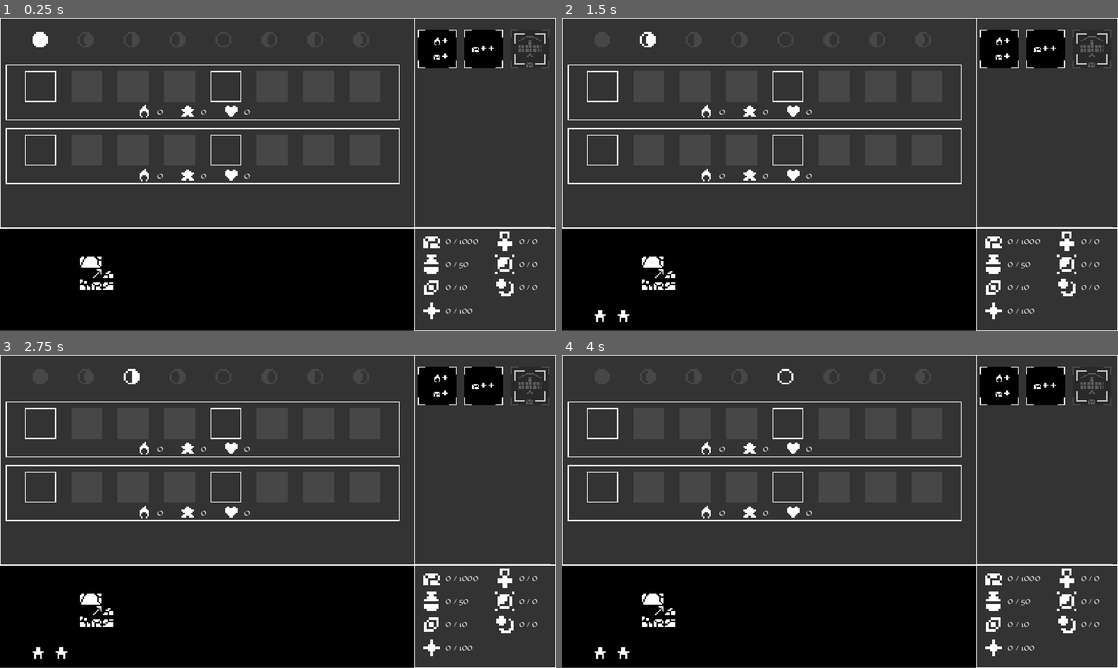
Above: before the commit, frames 1-4 (two rows, left to right).
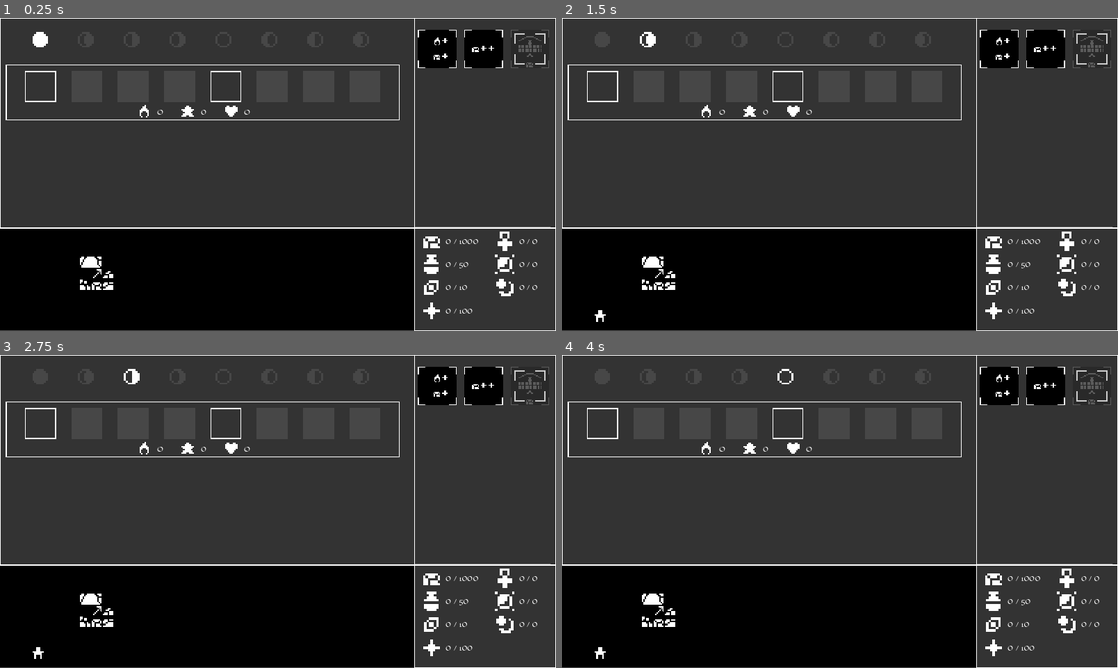
Above: after the commit, the same moments.

Repository: BoscoPubVoi/IdleSpel
Game: Godot game, scene res://main.tscn
Two runs of this game, one before a commit and one after it. Both use one fixed random seed, a clock stepped at 60 frames per second and the inputs below.
Inputs:
- Up to frame 1 (0.25 s): no input
- Up to frame 2 (1.5 s): tap Enter at 0.5 s; tap Space at 1.25 s
- Up to frame 3 (2.75 s): no input
- Up to frame 4 (4 s): tap Enter at 2.75 s; tap Space at 3.5 s

The runs differ from the first frame. In frame 1, 1.0% of the frame differs, in the area x 1-72%, y 35-54%; in frame 2, 1.0%, in the area x 1-72%, y 35-98%; in frame 3, 1.0%; in frame 4, 1.0%.

Commit message:
Love is in the air

Diff:
--- a/GameState/CycleStepRunner.gd
+++ b/GameState/CycleStepRunner.gd
@@ -6,6 +6,8 @@
 	Game.placeInCycle = Game.placeInCycle % Game.maxSupportedActions
 
 	if Game.placeInCycle == 0:
+		# No love anymore, sorry
+		Game.resources["love"] = 0
 		# Please go ahead and reset shit
 		for character in Game.characters:
 			character.onCycleStart()
@@ -61,6 +63,22 @@
 		character.actions[placeInCycle].executeLate(currentExecutionState)
 		figure_out_resource_production(character, placeInCycle, resourcesByBuilding, currentExecutionState)
 
+	# Post step, if there's plenty of love, we can maybe get a new character <3
+	if Game.resources["love"] >= get_current_love_goal(Game):
+		# Throw in a free new character
+		var newCharacter = Character.new()
+		newCharacter.constructor(Game.maxSupportedActions)
+		Game.characters.push_back(newCharacter)
+		var actorPanels = sceneTree.get_nodes_in_group("ActorPanel")
+		for node in actorPanels:
+			if node.characterID == len(Game.characters) - 1:
+				node.visible = true
+
+static func get_current_love_goal(gameState):
+	if len(gameState.characters) >= 2:
+		return 10000000000000000000
+	return 1
+
 static func figure_out_resource_production(character, placeInCycle, resourcesByBuilding, currentExecutionState):
 	# Figure out how many resources were produced in this step per building
 	var thisBuilding = character.actions[placeInCycle].building
--- a/GameState/FullCycleResultEvaluator.gd
+++ b/GameState/FullCycleResultEvaluator.gd
@@ -5,6 +5,7 @@
 
 	# Pretend cycle start
 	copiedGameState.placeInCycle = 0
+	copiedGameState.resources["love"] = 0
 	for character in copiedGameState.characters:
 		character.onCycleStart()
 
--- a/GameState/GameState.gd
+++ b/GameState/GameState.gd
@@ -2,7 +2,7 @@
 extends Node
 
 var resources:Dictionary = ResourceHelpers.create_empty_resources()
-var resourceCaps:Dictionary = ResourceHelpers.create_some_resources({rocks = 1000, water = 50, silver=10, favor = 100})
+var resourceCaps:Dictionary = ResourceHelpers.create_some_resources({rocks = 1000, water = 50, silver=10, favor = 100, love = 10000000000})
 var characters:Array = []
 var maxSupportedActions = 8
 # Buildings: (building, float)
--- a/GameState/ResourceHelpers.gd
+++ b/GameState/ResourceHelpers.gd
@@ -1,7 +1,7 @@
 class_name ResourceHelpers
 
 static func create_empty_resources():
-	return {water = 0, rocks = 0, silver = 0, favor = 0, relics = 0, moonstone = 0, moonlight = 0}
+	return {water = 0, rocks = 0, silver = 0, favor = 0, relics = 0, moonstone = 0, moonlight = 0, love = 0}
 
 static func create_some_resources(changes):
 	var baseResources = create_empty_resources()
--- a/actor_panel.gd
+++ b/actor_panel.gd
@@ -12,6 +12,9 @@
 
 
 func update_worshiper_stats():
+	if !visible:
+		return
+
 	$Vigor/VigorLabel.text = str(Game.characters[characterID]["stats"]["vigor"])
 	$Wisdom/WisdomLabel.text = str(Game.characters[characterID]["stats"]["wisdom"])
 	$Reverance/ReveranceLabel.text = str(Game.characters[characterID]["stats"]["reverance"])
--- a/main.gd
+++ b/main.gd
@@ -18,9 +18,6 @@
 	newCharacter.constructor(Game.maxSupportedActions)
 	Game.characters.push_back(newCharacter)
 
-	var newCharacter2 = Character.new()
-	newCharacter2.constructor(Game.maxSupportedActions)
-	Game.characters.push_back(newCharacter2)
 	update_resource_labels()
 	updateMoonCycleIcon()
 
--- a/main.tscn
+++ b/main.tscn
@@ -83,8 +83,8 @@
 
 [sub_resource type="Resource" id="Resource_0cfql"]
 script = ExtResource("4_84l6x")
-resourceTypeToProduce = "water"
-baseProduction = 5.0
+resourceTypeToProduce = "love"
+baseProduction = 1.0
 
 [sub_resource type="Resource" id="Resource_p4kue"]
 script = ExtResource("6_i72h5")
@@ -296,6 +296,7 @@
 layout_mode = 2
 
 [node name="ActorPanel2" parent="AllActorsPanel/MarginContainer/VBoxContainer" instance=ExtResource("2_jsf26")]
+visible = false
 layout_mode = 2
 characterID = 1
 
@@ -398,6 +399,21 @@
 operations = Array[Resource("res://GameState/Operations/Operation.gd")]([SubResource("Resource_ana3h")])
 icon_path = "res://assets/Action_Icons/Rocks_to_silver.png"
 tooltip = "-10 Rocks, +1 Silver"
+
+[node name="WellActions2" type="HBoxContainer" parent="ActionsPanel/ScrollContainer/Margin/WholeActionContainer/BaseActions" groups=["water"]]
+visible = false
+layout_mode = 2
+mouse_filter = 2
+theme_override_constants/separation = 32
+alignment = 1
+
+[node name="GetLove" parent="ActionsPanel/ScrollContainer/Margin/WholeActionContainer/BaseActions/WellActions2" instance=ExtResource("3_se0lr")]
+layout_mode = 2
+action_name = "Love of Water"
+operations = Array[Resource("res://GameState/Operations/Operation.gd")]([SubResource("Resource_0cfql")])
+building = "water"
+icon_path = "res://assets/Action_Icons/add_water.png"
+tooltip = "+1 Love"
 
 [node name="SecondaryActions" type="VBoxContainer" parent="ActionsPanel/ScrollContainer/Margin/WholeActionContainer" groups=["silver"]]
 visible = false
